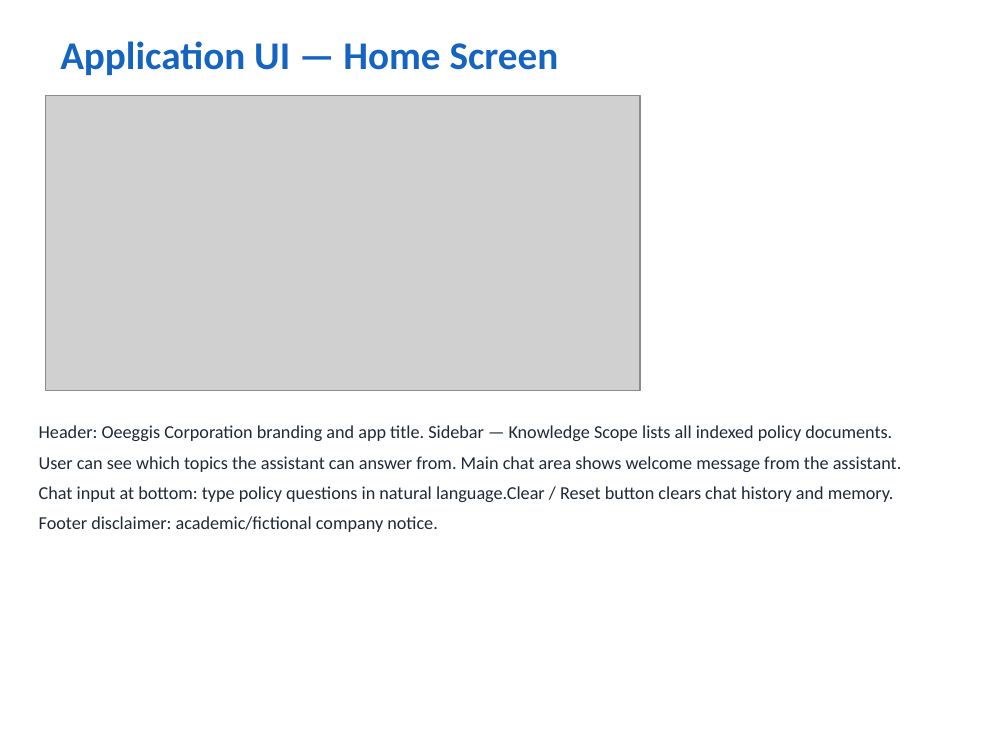
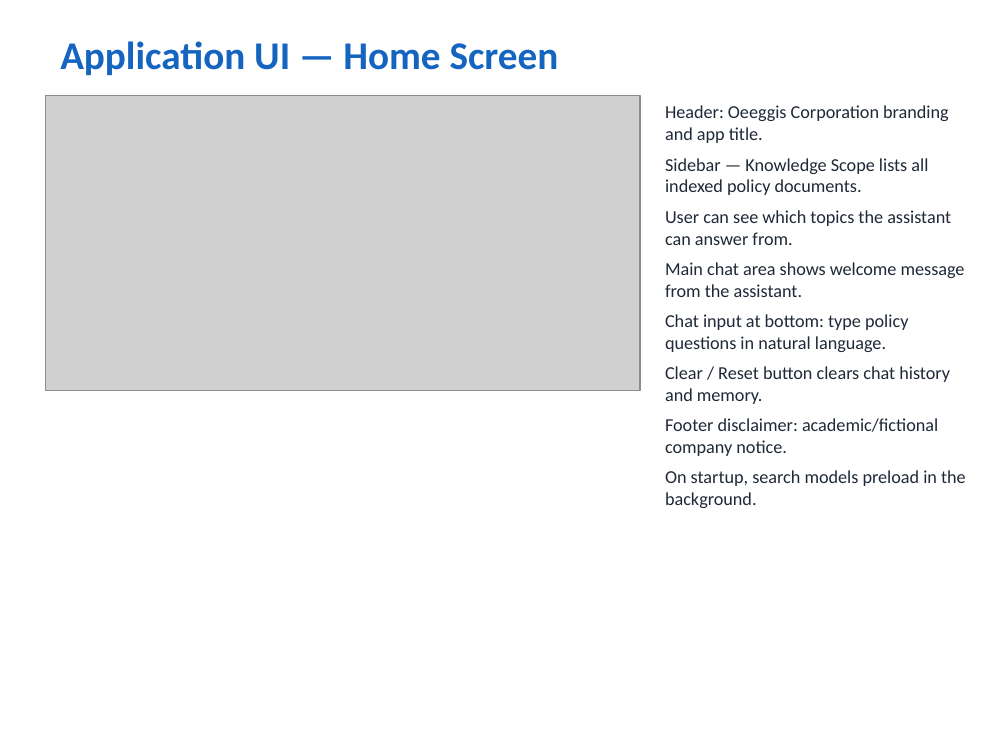
Before and after one commit to vivekkumar-io/iit-patna, a slide deck: slide 10 of SubmissionDocument/Enterprise_Knowledge_Assistant_Vivek_kumar.pptx. Drawn at 1008x756 pixels with LibreOffice and Linux fonts; fonts in the diff are those of the drawing; grey boxes stand for pictures. Boxes give left, top, right and bottom in pixels: in the first picture for what was removed or moved away, otherwise in the second. Text is boxed around its words. In the diff, an @@ line names an element or a change of style, - is before the commit and + after.

```diff
--- a/SubmissionDocument/Enterprise_Knowledge_Assistant_Vivek_kumar.pptx
+++ b/SubmissionDocument/Enterprise_Knowledge_Assistant_Vivek_kumar.pptx
@@ text "Header: Oeeggis Corporation branding and ...": place and size @@
-text "Header: Oeeggis Corporation branding and ..." at box(39, 425, 902, 532)
+text "Header: Oeeggis Corporation branding and ..." at box(665, 105, 966, 508)
@@ text at box(665, 105, 965, 404): text changed @@
-Header: Oeeggis Corporation branding and app title. Sidebar — Knowledge Scope lists all indexed policy documents.
-User can see which topics the assistant can answer from. Main chat area shows welcome message from the assistant.
-Chat input at bottom: type policy questions in natural language.Clear / Reset button clears chat history and memory.
+Header: Oeeggis Corporation branding and app title.
+Sidebar — Knowledge Scope lists all indexed policy documents.
+User can see which topics the assistant can answer from.
+Main chat area shows welcome message from the assistant.
+Chat input at bottom: type policy questions in natural language.
+Clear / Reset button clears chat history and memory.
@@ text at box(665, 470, 966, 508): paragraph added @@
+On startup, search models preload in the background.
```
Also in this commit, not shown: 6 other slides changed, 1 slide added, 27 other files.
